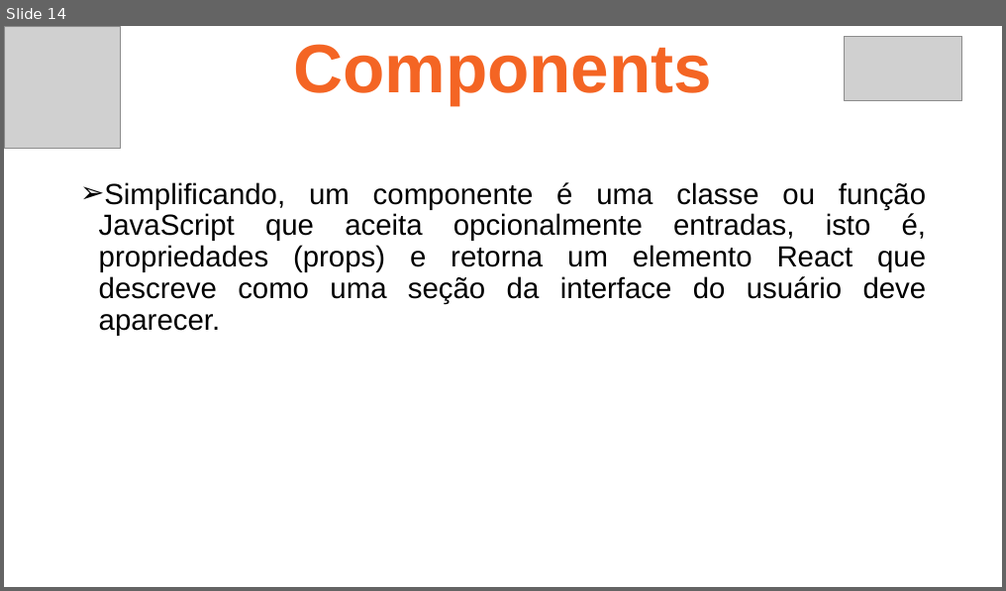
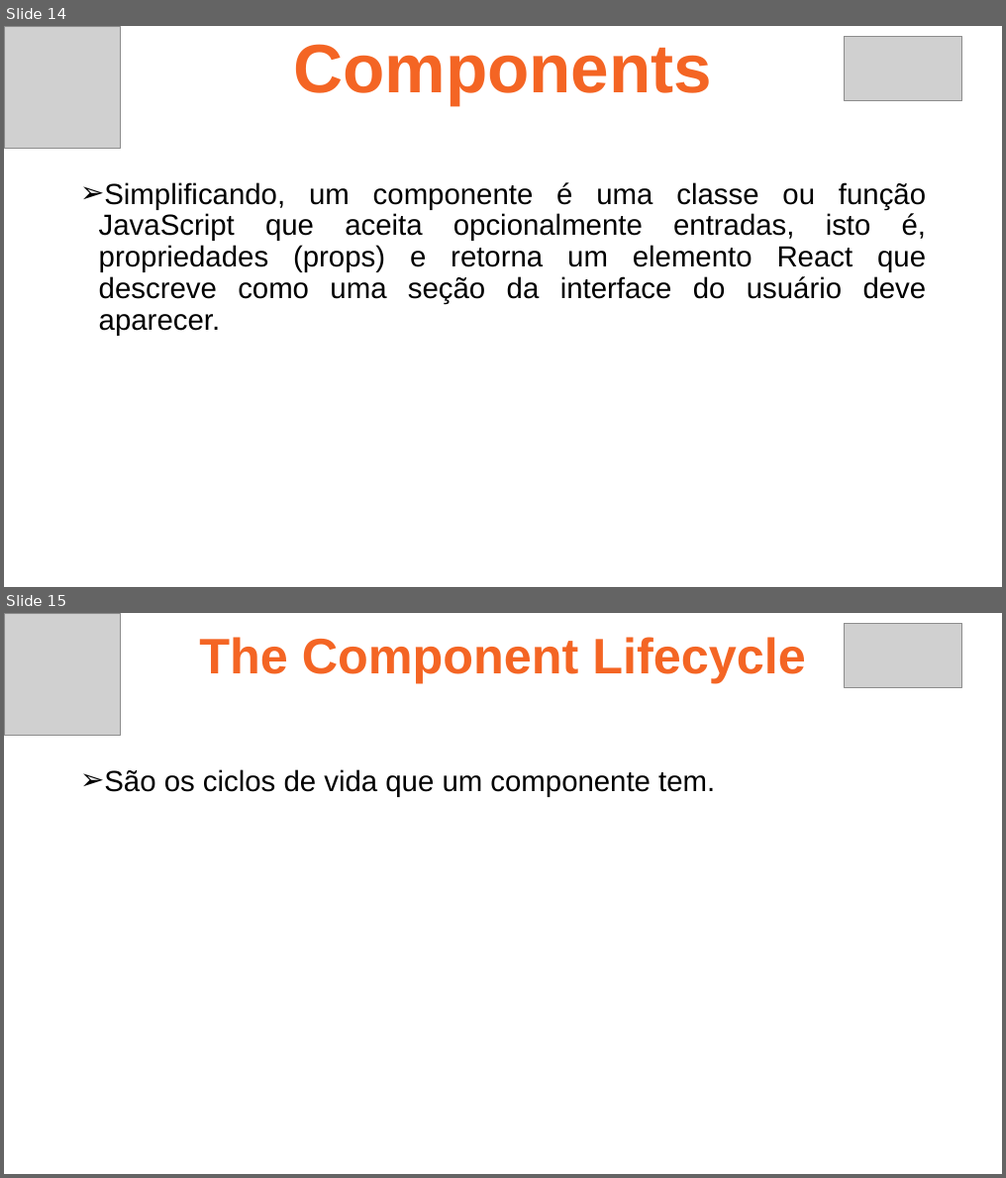
Before and after one commit to ruan4f/Treinamento_Node_React, a slide deck: material/ReactAula1.pptx. Shown one above the other, each under a label of ours: slide 14 before the commit, slides 14 and 15 after it. The pictures are 1006x591 and 1006x1178 pixels, drawn with LibreOffice and Linux fonts; fonts in the diff are those of the drawing; grey boxes stand for pictures. Boxes give left, top, right and bottom in pixels: in the first picture for what was removed or moved away, otherwise in the second. Text is boxed around its words. In the diff, an @@ line names an element or a change of style, - is before the commit and + after.

```diff
--- a/material/ReactAula1.pptx
+++ b/material/ReactAula1.pptx
@@ slide 15 added at [4, 613, 1002, 1174], background #FFFFFF @@
@@ picture added at [4, 613, 120, 736] @@
@@ text added at [199, 637, 806, 683], 48 pt, text #F46524, bold @@
+The Component Lifecycle
@@ picture added at [844, 623, 962, 687] @@
@@ text added at [104, 769, 715, 797], 28 pt, text #000000 @@
+➢ São os ciclos de vida que um componente tem.
```
Also in this commit, not shown: 3 slides changed, 4 other slides added, 14 other files.
